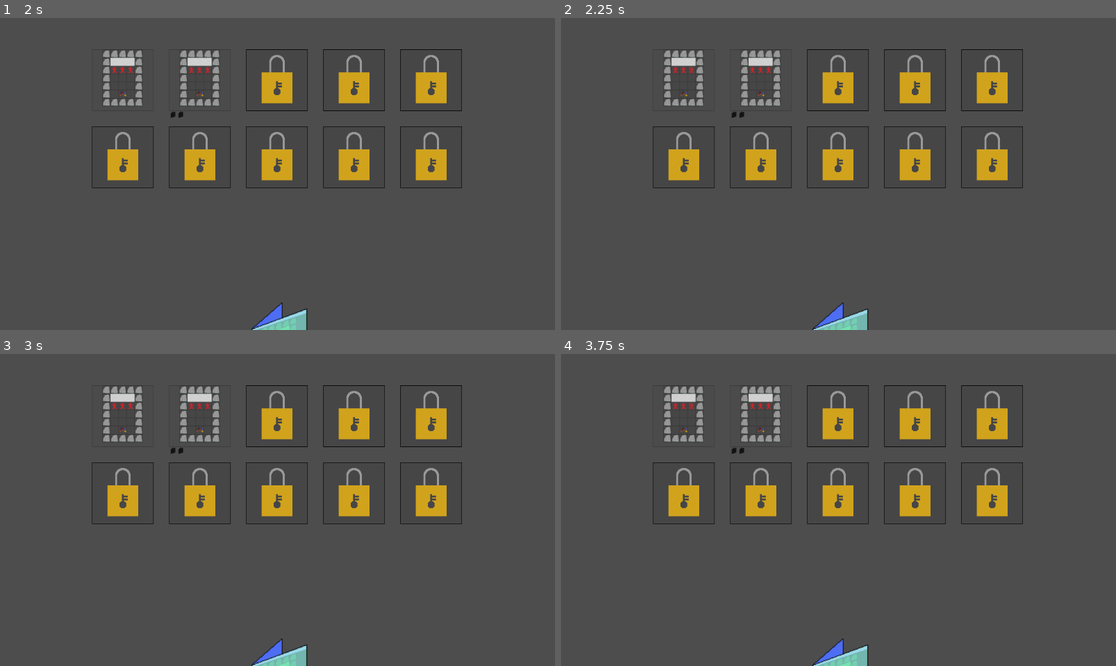
Above: before the commit, frames 1-4 (two rows, left to right).
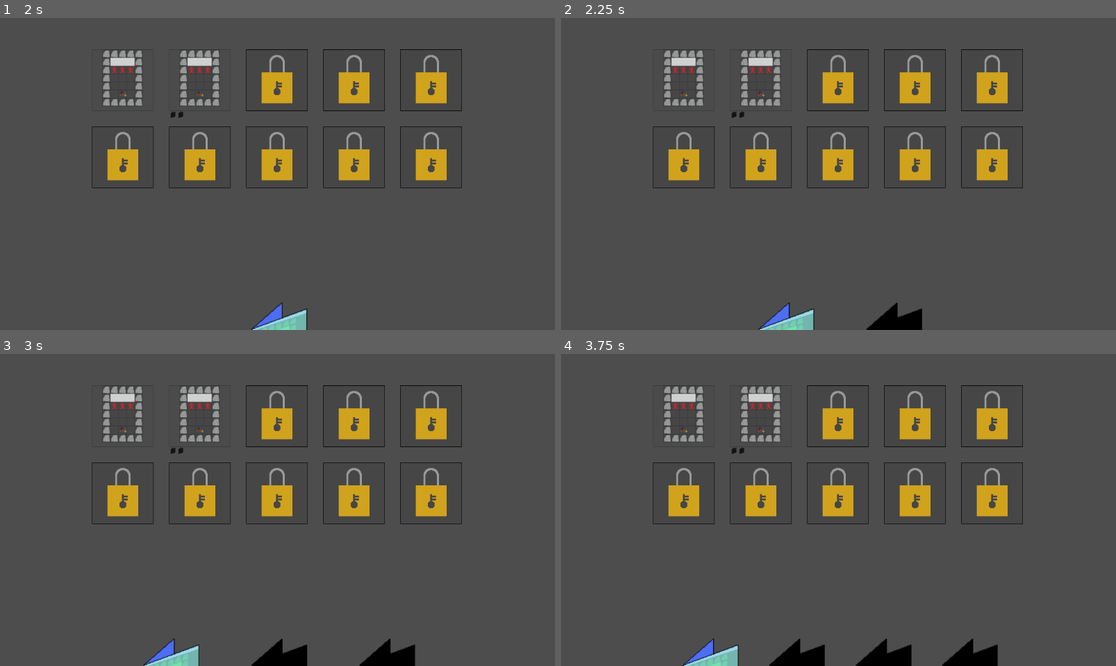
Above: after the commit, the same moments.

Repository: Wayl123/CardPuzzleGame
Game: Godot game, scene res://scene/scene_switcher.tscn
The game is run twice, just before and just after one commit, with the same random seed, the same clock (stepped at 60 frames per second) and the same inputs.
Inputs (mouse positions are in pixels of both pictures, inside the frame that each line leads up to):
- Up to frame 1 (2 s): click (122, 80) at 0.5 s; click (277, 80) at 1.25 s
- Up to frame 2 (2.25 s): click (733, 114) at 2.02 s
- Up to frame 3 (3 s): click (183, 450) at 2.77 s
- Up to frame 4 (3.75 s): tap Enter at 3.5 s; move the mouse to (960, 494) at 3.52 s; press the mouse at (960, 494) at 3.53 s; hold D (RightButton) from 3.53 s (still down)

Frame 1 is identical in both runs. In frame 2, 1.5% of the frame differs, in the area x 35-66%, y 91-100%; in frame 3, 1.5%; in frame 4, 2.5%, in the area x 21-79%, y 91-100%.

Commit message:
Decks can be dragged unto level with deck slots, decks can be return to hand on clicking on decks in deck slot #27

Diff:
--- a/scene/deck_ui.tscn
+++ b/scene/deck_ui.tscn
@@ -9,7 +9,7 @@
 
 [node name="DeckUI" type="Node2D"]
 
-[node name="Decks" type="Control" parent="."]
+[node name="Decks" type="Control" parent="." groups=["PlayerHandDeck"]]
 layout_mode = 3
 anchors_preset = 0
 offset_right = 40.0
--- /dev/null
+++ b/scene/level_deck.tscn
@@ -0,0 +1,20 @@
+[gd_scene load_steps=4 format=3 uid="uid://crn0fwyi81clf"]
+
+[ext_resource type="Script" path="res://scripts/LevelDeck.gd" id="1_7ri2e"]
+[ext_resource type="Texture2D" uid="uid://ckrao152ysegf" path="res://image/deck/deck_base.png" id="1_bvp6k"]
+[ext_resource type="Script" path="res://scripts/DeckCover.gd" id="2_q1mug"]
+
+[node name="LevelDeck" type="TextureButton"]
+offset_right = 40.0
+offset_bottom = 40.0
+texture_normal = ExtResource("1_bvp6k")
+ignore_texture_size = true
+stretch_mode = 0
+script = ExtResource("1_7ri2e")
+
+[node name="DeckCover" type="Node2D" parent="."]
+unique_name_in_owner = true
+script = ExtResource("2_q1mug")
+
+[node name="DeckLevel" type="Sprite2D" parent="DeckCover"]
+unique_name_in_owner = true
--- a/scene/player_deck.tscn
+++ b/scene/player_deck.tscn
@@ -4,11 +4,12 @@
 [ext_resource type="Script" path="res://scripts/PlayerDeck.gd" id="2_13veo"]
 [ext_resource type="Script" path="res://scripts/DeckCover.gd" id="3_u1ksy"]
 
-[node name="PlayerDeck" type="NinePatchRect"]
+[node name="PlayerDeck" type="TextureButton"]
 offset_right = 128.0
 offset_bottom = 128.0
-mouse_filter = 0
-texture = ExtResource("1_e4qxu")
+texture_normal = ExtResource("1_e4qxu")
+ignore_texture_size = true
+stretch_mode = 0
 script = ExtResource("2_13veo")
 
 [node name="DeckCover" type="Node2D" parent="."]
--- /dev/null
+++ b/scripts/Deck.gd
@@ -0,0 +1,46 @@
+extends TextureButton
+
+@onready var deckCover = %DeckCover
+@onready var deckLevel = %DeckLevel
+
+var DRAGPREVIEW = preload("res://scene/drag_preview.tscn")
+
+var data = {}
+
+func set_data(pData : Dictionary) -> void:
+	data = pData
+
+func _ready() -> void:
+	_data_init()
+
+func _get_drag_data(_pos : Vector2) -> Variant:
+	var dataOut = {}
+
+	if data:
+		dataOut["origin_node"] = get_parent()
+		dataOut["origin_child"] = self
+		dataOut["origin_data"] = data
+
+		var dragPreview = DRAGPREVIEW.instantiate()
+		dragPreview.set_texture(get_texture_normal())
+		dragPreview.set_modulate(deckCover.get_modulate())
+		add_child(dragPreview)
+
+	return dataOut
+
+func _data_init() -> void:
+	deckCover.set_transform_scale(get_size().x / 128)
+	deckCover.set_position(deckCover.get_position() + (get_size() * 0.5))
+
+	_set_deck_cover()
+
+func _set_deck_cover() -> void:
+	if data:
+		set_modulate(Color(1, 1, 1, 1))
+		if data["clear"]:
+			deckCover.set_modulate(Color(0, 1, 0, 0.25))
+		else:
+			deckCover.set_modulate(Color(1, 0, 0, 0.25))
+		deckLevel.set_texture(load(data["level-image"]))
+	else:
+		set_modulate(Color(0, 0, 0, 1))
--- a/scripts/GridContent.gd
+++ b/scripts/GridContent.gd
@@ -42,7 +42,7 @@
 		unit = PORTAL.instantiate()
 
 	if pData:
-		unit.init(pData)
+		unit.set_data(pData)
 	add_child(unit)
 
 func remove_unit(pNode : Node) -> void:
--- a/scripts/HandCards.gd
+++ b/scripts/HandCards.gd
@@ -57,7 +57,7 @@
 
 func add_unit(pData : Dictionary) -> void:
 	var newCard = PLAYERCARD.instantiate()
-	newCard.init(pData)
+	newCard.set_data(pData)
 	newCard.set_size(CARDSIZE)
 	add_child(newCard)
 	_update_hand()
--- a/scripts/HandDecks.gd
+++ b/scripts/HandDecks.gd
@@ -47,7 +47,7 @@
 
 func add_deck(pData : Dictionary) -> void:
 	var newDeck = PLAYERDECK.instantiate()
-	newDeck.init(pData)
+	newDeck.set_data(pData)
 	newDeck.set_size(DECKSIZE)
 	add_child(newDeck)
 	_update_hand()
--- a/scripts/HoverTooltip.gd
+++ b/scripts/HoverTooltip.gd
@@ -1,6 +1,6 @@
 extends NinePatchRect
 
-func init(pData : Dictionary) -> void:
+func set_data(pData : Dictionary) -> void:
 	get_node("TooltipItems/Name").set_text(pData["name"])
 	get_node("TooltipItems/Health").set_text(str("Health: ", pData["health"], "/", pData["max-health"]))
 	get_node("TooltipItems/Attack").set_text(str("Attack: ", pData["attack"]))
--- a/scripts/InfoBox.gd
+++ b/scripts/InfoBox.gd
@@ -11,7 +11,7 @@
 var drag_position = null
 var data = {}
 
-func init(pData : Dictionary) -> void:
+func set_data(pData : Dictionary) -> void:
 	data = pData
 
 func _ready() -> void:
--- a/scripts/Level.gd
+++ b/scripts/Level.gd
@@ -1,8 +1,9 @@
 extends TextureButton
 
 @onready var globalData = get_tree().get_first_node_in_group("GlobalData")
+@onready var playerHandDeck = get_tree().get_first_node_in_group("PlayerHandDeck")
 
-var PLAYERDECK = preload("res://scene/player_deck.tscn")
+var LEVELDECK = preload("res://scene/level_deck.tscn")
 
 var DECKSIZE = Vector2(16, 16)
 
@@ -33,10 +34,9 @@
 		if data["deck-slot"] > 1:
 			deckRatio = float(slot) / float(data["deck-slot"] - 1)
 
-		var newDeck = PLAYERDECK.instantiate()
+		var newDeck = LEVELDECK.instantiate()
 		newDeck.set_size(DECKSIZE)
 		newDeck.set_position(Vector2(deckRatio * hRange, get_size().y))
-		newDeck.set("deckType", 2)
 		add_child(newDeck)
 
 func _can_drop_data(_pos : Vector2, dataIn : Variant) -> bool:
@@ -45,7 +45,26 @@
 	return false
 
 func _drop_data(_pos : Vector2, dataIn : Variant) -> void:
-	if dataIn:
+	if dataIn and not dataIn["origin_node"] == self:
 		dataIn["origin_node"].remove_deck(dataIn["origin_child"])
 
-		deckSlot.append(dataIn["origin_data"])
+		if data["deck-slot"] - deckSlot.size() > 0:
+			deckSlot.append(dataIn["origin_data"])
+
+			_update_deck_data()
+
+func _update_deck_data() -> void:
+	for deckIndex in deckSlot.size():
+		get_child(deckIndex).update_data(deckSlot[deckIndex])
+
+func remove_deck(pNode : Node) -> void:
+	if pNode.get_index() + 1 <= deckSlot.size():
+		deckSlot.remove_at(pNode.get_index())
+	pNode.update_data({})
+
+	_update_deck_data()
+
+func return_deck(pNode : Node, pData : Dictionary) -> void:
+	playerHandDeck.add_deck(pData)
+
+	remove_deck(pNode)
--- /dev/null
+++ b/scripts/LevelDeck.gd
@@ -0,0 +1,14 @@
+extends "res://scripts/Deck.gd"
+
+func _ready():
+	super()
+
+	connect("pressed", Callable(self, "_on_button_pressed"))
+
+func _on_button_pressed() -> void:
+	get_parent().return_deck(self, data)
+
+func update_data(pData : Dictionary) -> void:
+	data = pData
+
+	_set_deck_cover()
--- a/scripts/LevelList.json
+++ b/scripts/LevelList.json
@@ -12,7 +12,7 @@
 		"scene": "res://scene/test_map.tscn",
 		"image": "res://image/level_select/level_preview/level0.png",
 		"locked": true,
-		"completion-unlock": [""],
+		"completion-unlock": [],
 		"deck-slot": 2
 	}
 }
--- a/scripts/PlayerCard.gd
+++ b/scripts/PlayerCard.gd
@@ -11,7 +11,7 @@
 
 var data = {}
 
-func init(pData : Dictionary) -> void:
+func set_data(pData : Dictionary) -> void:
 	data = pData
 
 func _ready() -> void:
--- a/scripts/PlayerDeck.gd
+++ b/scripts/PlayerDeck.gd
@@ -1,64 +1,22 @@
-extends NinePatchRect
+extends "res://scripts/Deck.gd"
 
-@onready var deckCover = %DeckCover
-@onready var deckLevel = %DeckLevel
-
-var DRAGPREVIEW = preload("res://scene/drag_preview.tscn")
-
-var data = {}
-var deckType : int = 1:
-	set = _set_deck_type
-
-func init(pData : Dictionary) -> void:
+func set_data(pData : Dictionary) -> void:
 	data = pData
 
 func _ready() -> void:
+	super()
+
 	connect("mouse_entered", Callable(self, "_on_mouse_entered"))
 	connect("mouse_exited", Callable(self, "_on_mouse_exited"))
 
-	_data_init()
-
 func _on_mouse_entered() -> void:
-	if deckType == 1:
-		var deckPosition = get_global_position()
-		if deckPosition.y >= get_viewport().size.y - get_size().y + 128:
-			deckPosition.y -= 128
-		set_global_position(deckPosition)
+	var deckPosition = get_global_position()
+	if deckPosition.y >= get_viewport().size.y - get_size().y + 128:
+		deckPosition.y -= 128
+	set_global_position(deckPosition)
 
 func _on_mouse_exited() -> void:
-	if deckType == 1:
-		var deckPosition = get_global_position()
-		if deckPosition.y < get_viewport().size.y - get_size().y + 128:
-			deckPosition.y += 128
-		set_global_position(deckPosition)
-
-func _get_drag_data(_pos : Vector2) -> Variant:
-	var dataOut = {}
-
-	dataOut["origin_node"] = get_parent()
-	dataOut["origin_child"] = self
-	dataOut["origin_data"] = data
-
-	var dragPreview = DRAGPREVIEW.instantiate()
-	dragPreview.set_texture(get_texture())
-	dragPreview.set_modulate(deckCover.get_modulate())
-	add_child(dragPreview)
-
-	return dataOut
-
-func _data_init() -> void:
-	deckCover.set_transform_scale(get_size().x / 128)
-	if deckType == 1:
-		deckCover.set_position(deckCover.get_position() + (get_size() * 0.5))
-
-	if data:
-		if data["clear"]:
-			deckCover.set_modulate(Color(0, 1, 0, 0.25))
-		else:
-			deckCover.set_modulate(Color(1, 0, 0, 0.25))
-		deckLevel.set_texture(load(data["level-image"]))
-	else:
-		set_modulate(Color(0, 0, 0, 1))
-
-func _set_deck_type(value : int) -> void:
-	deckType = value
+	var deckPosition = get_global_position()
+	if deckPosition.y < get_viewport().size.y - get_size().y + 128:
+		deckPosition.y += 128
+	set_global_position(deckPosition)
--- a/scripts/Shop.gd
+++ b/scripts/Shop.gd
@@ -10,7 +10,7 @@
 
 var data = {}
 
-func init(pData : Dictionary) -> void:
+func set_data(pData : Dictionary) -> void:
 	data = pData
 	set_texture_normal(load(data["image"]))
 
@@ -30,7 +30,7 @@
 func _on_button_pressed() -> void:
 	var shopMenu = SHOPMENU.instantiate()
 
-	shopMenu.init(data)
+	shopMenu.set_data(data)
 	shopMenu._set_global_position(get_global_position() + Vector2(2, 0) * 128)
 	shopMenu.add_to_group("ActiveShopMenu")
 
--- a/scripts/ShopMenu.gd
+++ b/scripts/ShopMenu.gd
@@ -7,7 +7,7 @@
 var drag_position = null
 var data = {}
 
-func init(pData : Dictionary) -> void:
+func set_data(pData : Dictionary) -> void:
 	data = pData
 
 func _ready() -> void:
--- a/scripts/UnitCard.gd
+++ b/scripts/UnitCard.gd
@@ -18,7 +18,7 @@
 var unit_list_path = "res://scripts/UnitList.json"
 var data = {}
 
-func init(pData : Dictionary) -> void:
+func set_data(pData : Dictionary) -> void:
 	data = pData
 	texture_normal = load(data["image"])
 
@@ -34,7 +34,7 @@
 func _on_button_pressed() -> void:
 	var infoBox = INFOBOX.instantiate()
 
-	infoBox.init(data)
+	infoBox.set_data(data)
 	infoBox._set_global_position(get_global_position() + Vector2(2, 0) * 128)
 	infoBox.add_to_group("ActiveInfoBox")
 
@@ -51,7 +51,7 @@
 		var hoverTooltip = HOVERTOOLTIP.instantiate()
 
 		hoverTooltip.set_visible(false)
-		hoverTooltip.init(data)
+		hoverTooltip.set_data(data)
 		hoverTooltip.add_to_group("ActiveHoverTooltip")
 
 		add_child(hoverTooltip)
